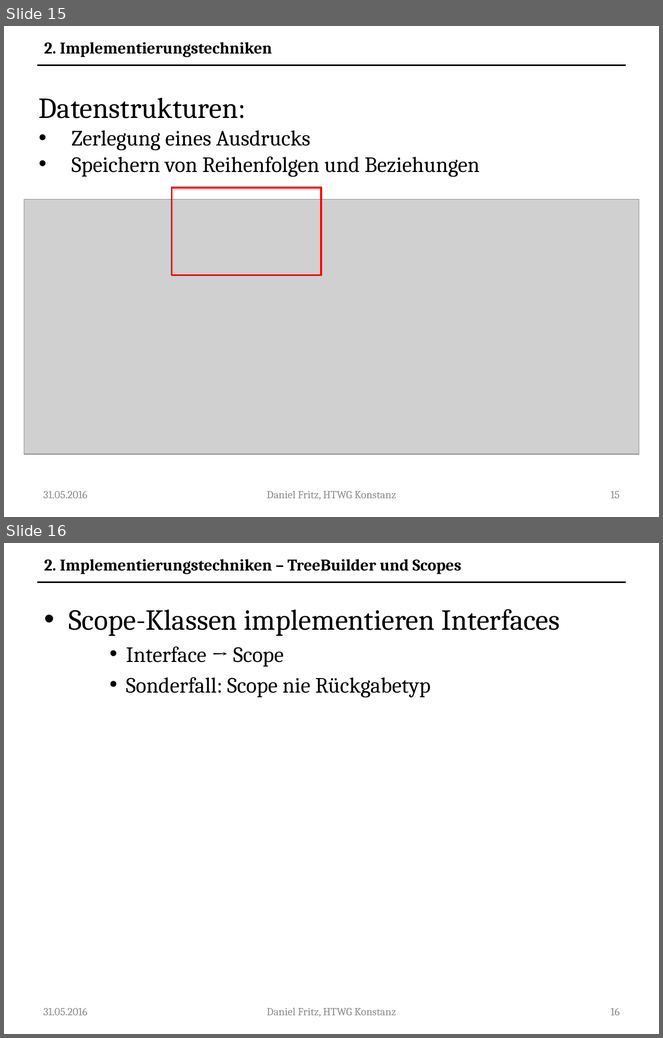
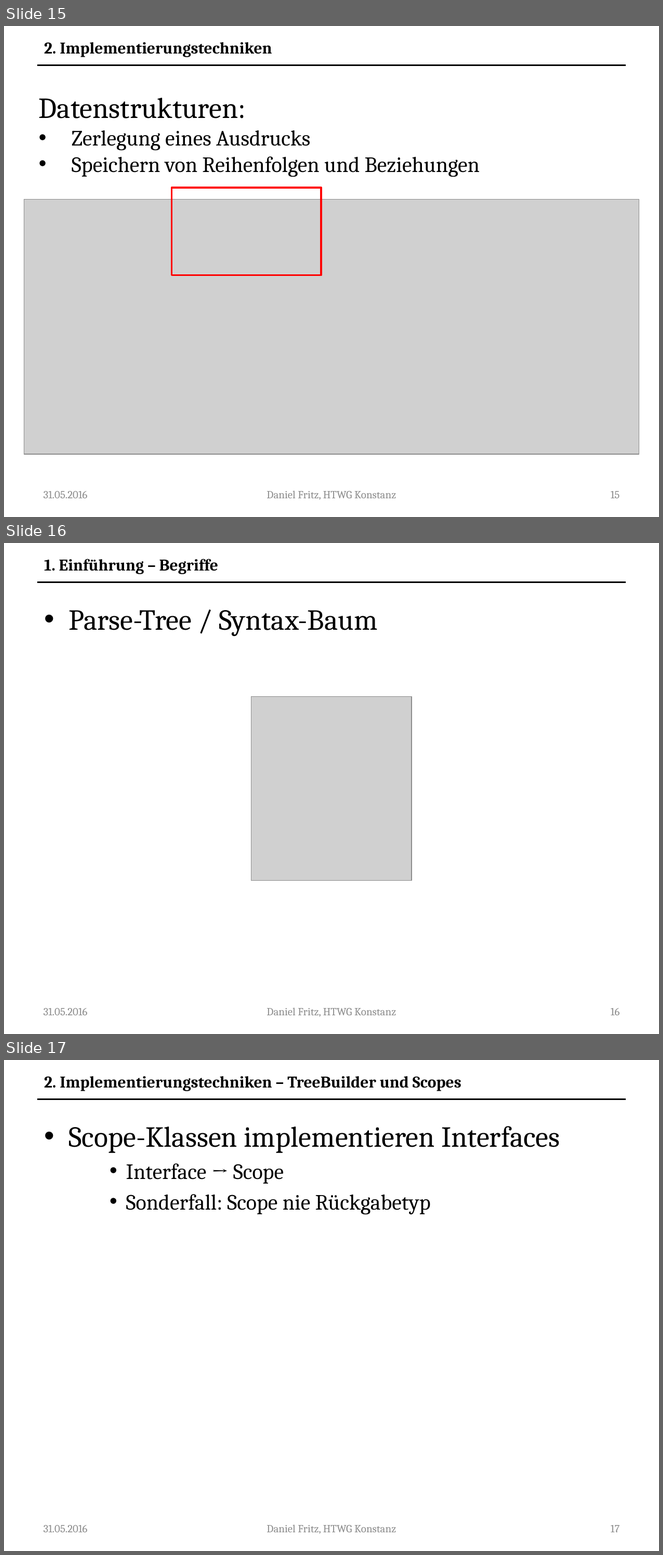
Before and after one commit to Guldenbart/MA, a slide deck: ppt/MA_neu.pptx. Shown one above the other, each under a label of ours: slides 15 and 16 before the commit, slides 15, 16 and 17 after it. The pictures are 663x1038 and 663x1555 pixels, drawn with LibreOffice and Linux fonts; fonts in the diff are those of the drawing; grey boxes stand for pictures. Boxes give left, top, right and bottom in pixels: in the first picture for what was removed or moved away, otherwise in the second. Text is boxed around its words. In the diff, an @@ line names an element or a change of style, - is before the commit and + after.

```diff
--- a/ppt/MA_neu.pptx
+++ b/ppt/MA_neu.pptx
@@ slide 16 added at (4,543,659,1034), background #FFFFFF; not listed: 1 template element that a slide beside it also shows @@
@@ text added at (44,559,218,574), 18 pt, text #000000, bold @@
+1. Einführung – Begriffe
@@ text added at (68,610,377,637), 32 pt, text #000000 @@
+• Parse-Tree / Syntax-Baum
@@ picture added at (252,697,412,881) @@
@@ text added at (44,1008,88,1016), 12 pt, text #8C8C8C @@
+31.05.2016
@@ text added at (267,1008,396,1017), 12 pt, text #8C8C8C @@
+Daniel Fritz, HTWG Konstanz
@@ page number added at (611,1008,620,1016), 12 pt, text #8C8C8C @@
+16
@@ what was slide 16 is now slide 17 @@
@@ page number at (611,1525,620,1533): text changed @@
-16
+17
```
Also in this commit, not shown: 2 slides changed.
